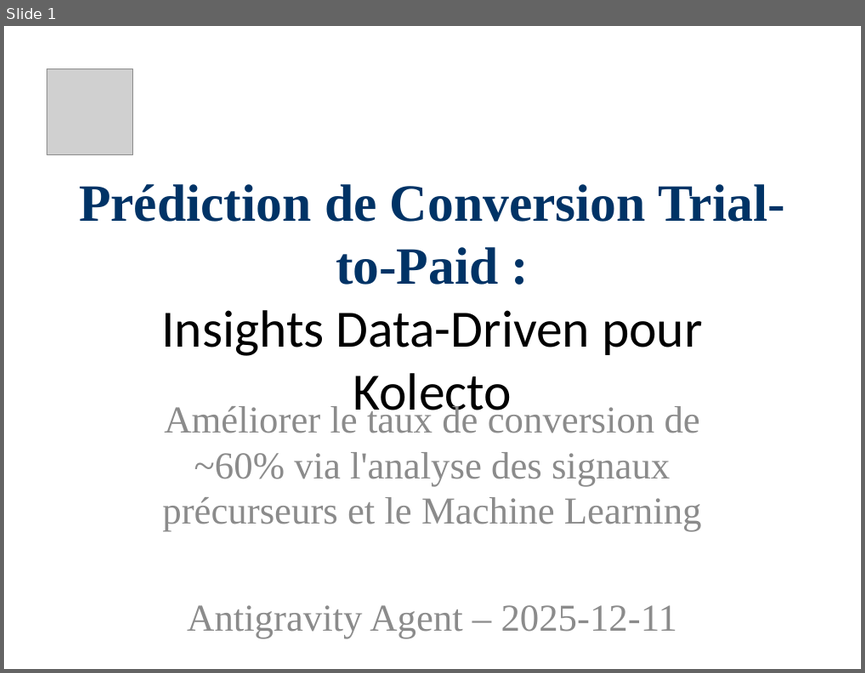
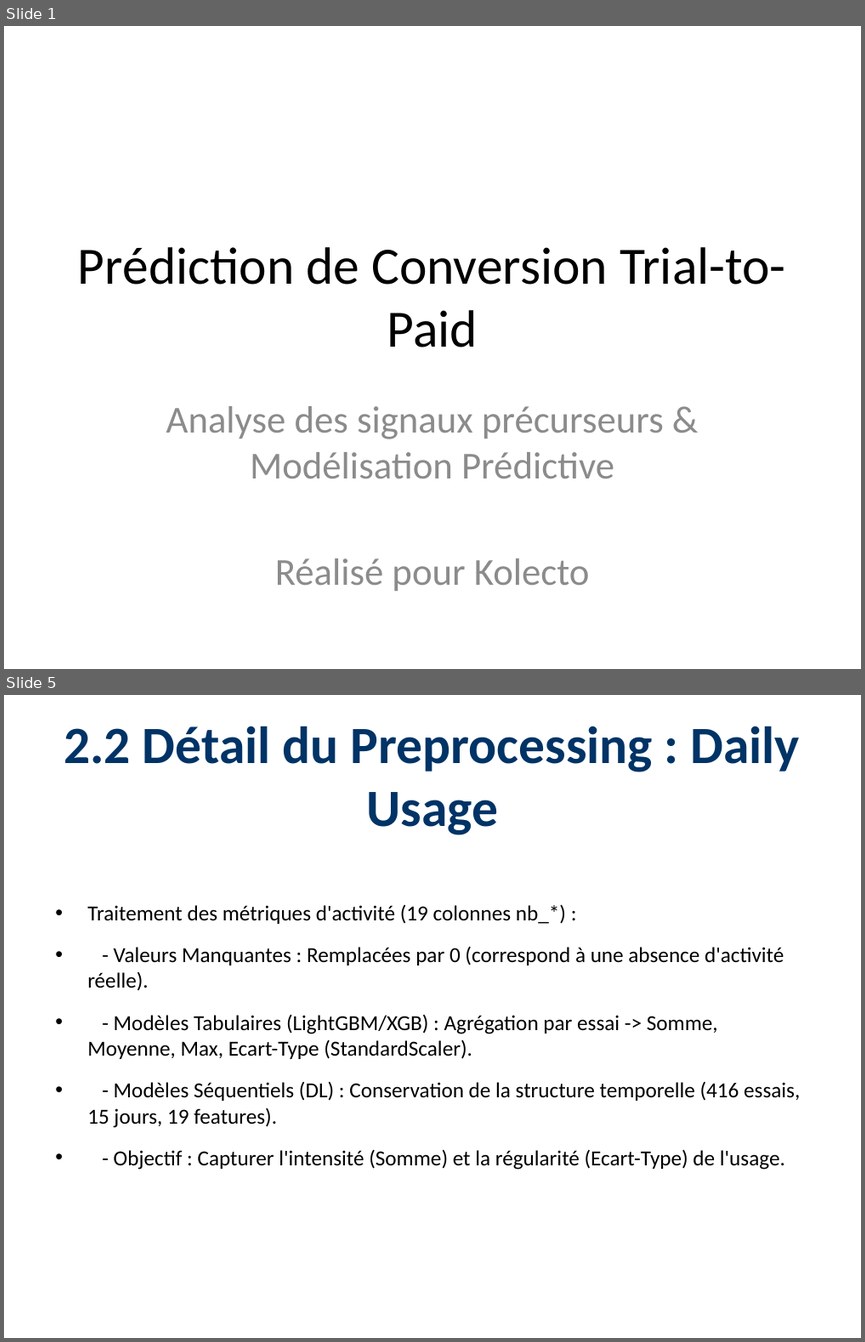
Before and after one commit to Paulino-Cristovao/churn_predictions, a slide deck: Presentations_Resultats_Projet.pptx. Shown one above the other, each under a label of ours: slide 1 before the commit, slides 1 and 5 after it; the slides between them are not shown. The pictures are 865x673 and 865x1342 pixels, drawn with LibreOffice and Linux fonts; fonts in the diff are those of the drawing; grey boxes stand for pictures. Boxes give left, top, right and bottom in pixels: in the first picture for what was removed or moved away, otherwise in the second. Text is boxed around its words. In the diff, an @@ line names an element or a change of style, - is before the commit and + after.

```diff
--- a/Presentations_Resultats_Projet.pptx
+++ b/Presentations_Resultats_Projet.pptx
@@ slide 5 added at bbox=[4, 695, 861, 1338], background #FFFFFF @@
@@ title added at bbox=[64, 726, 800, 835], 44 pt, text #003366, bold @@
+2.2 Détail du Preprocessing : Daily Usage
@@ text added at bbox=[87, 904, 800, 1169], 18 pt, text #000000 @@
+• Traitement des métriques d'activité (19 colonnes nb_*) :
+• - Valeurs Manquantes : Remplacées par 0 (correspond à une absence d'activité réelle).
+• - Modèles Tabulaires (LightGBM/XGB) : Agrégation par essai -> Somme, Moyenne, Max, Ecart-Type (StandardScaler).
+• - Modèles Séquentiels (DL) : Conservation de la structure temporelle (416 essais, 15 jours, 19 features).
+• - Objectif : Capturer l'intensité (Somme) et la régularité (Ecart-Type) de l'usage.
@@ slide 1 changed as well @@
@@ picture removed at bbox=[46, 68, 132, 154] @@
@@ title at bbox=[78, 247, 786, 347]: text changed; font Times New Roman to Calibri; text colour #003366 to #000000; bold off @@
-Prédiction de Conversion Trial-to-Paid :
-Insights Data-Driven pour Kolecto
+Prédiction de Conversion Trial-to-Paid
@@ subtitle at bbox=[166, 406, 664, 590]: text changed; font Times New Roman to Calibri @@
-Améliorer le taux de conversion de ~60% via l'analyse des signaux précurseurs et le Machine Learning
-Antigravity Agent – 2025-12-11
+Analyse des signaux précurseurs & Modélisation Prédictive
+Réalisé pour Kolecto
```
Also in this commit, not shown: 3 other slides changed, 9 other slides added, 6 slides removed, 1 other file.
